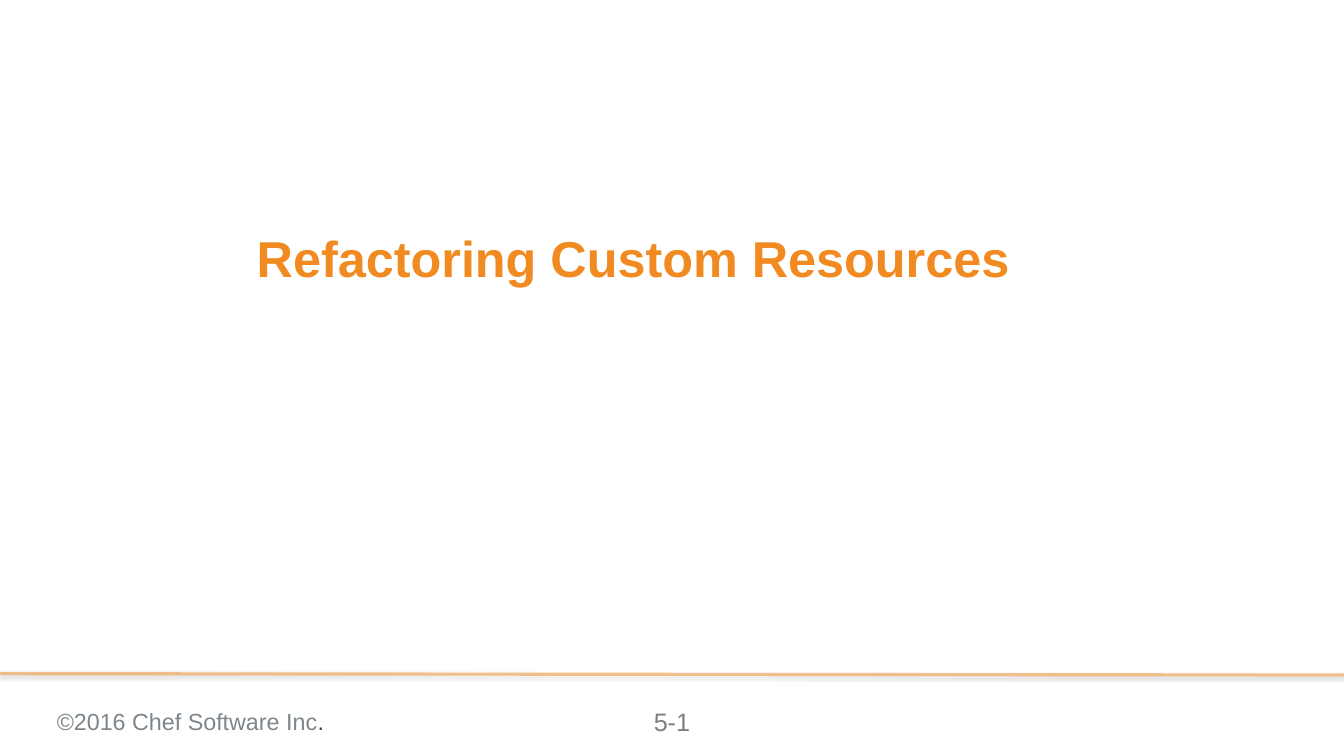
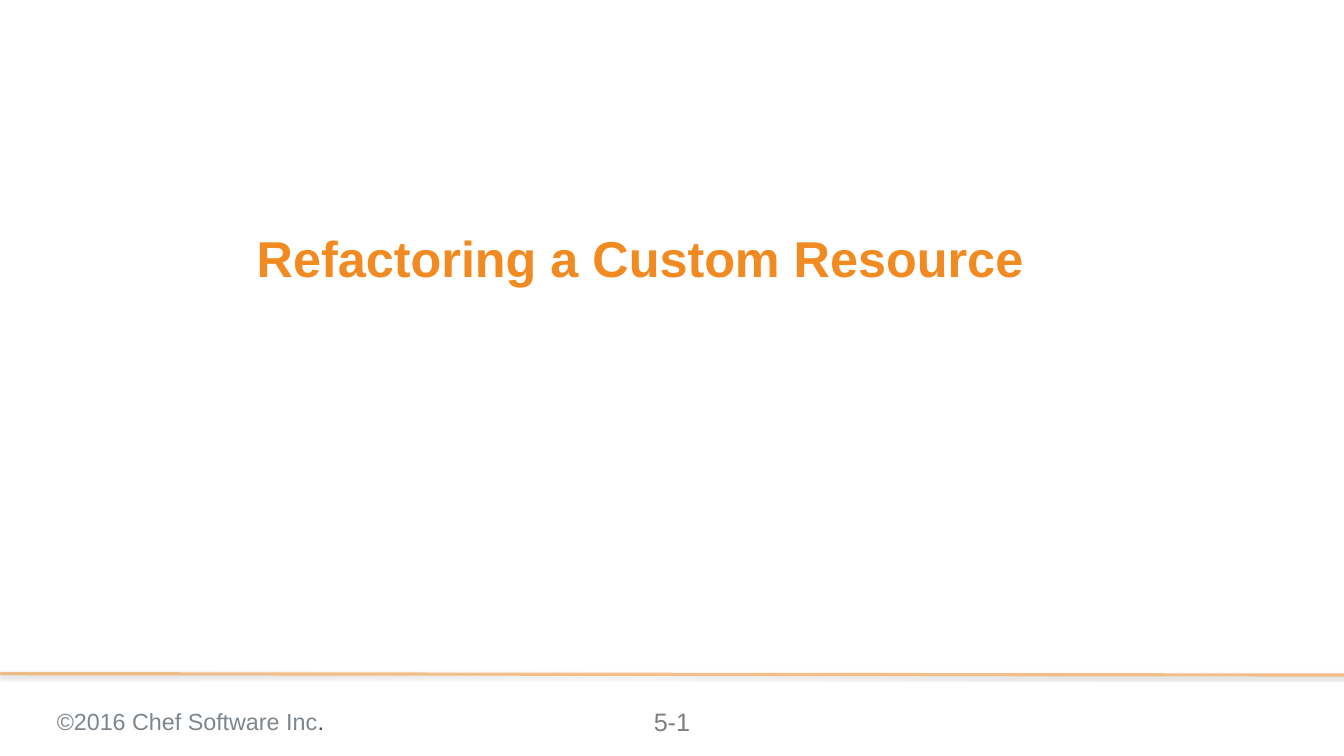
Before and after one commit to chef-training/extending_cookbooks, a slide deck: slide 1 of 05-refactoring_a_custom_resource.pptx. Drawn at 1344x756 pixels with LibreOffice and Linux fonts; fonts in the diff are those of the drawing; background and template pictures are left out. Boxes give left, top, right and bottom in pixels: in the first picture for what was removed or moved away, otherwise in the second. Text is boxed around its words. In the diff, an @@ line names an element or a change of style, - is before the commit and + after.

Commit message:
Changed the title to match the file name 05

```diff
--- a/05-refactoring_a_custom_resource.pptx
+++ b/05-refactoring_a_custom_resource.pptx
@@ title at bbox=[257, 240, 1024, 287]: text changed @@
-Refactoring Custom Resources
+Refactoring a Custom Resource
```
